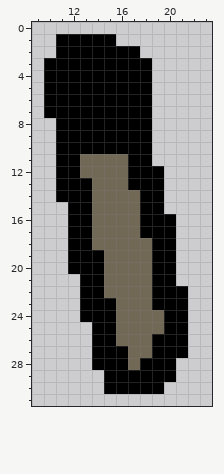
Pixel-art sprite, stored at res/Textures/Torch.png. Above is the file before it was changed.
The file is 32x32 pixels. Shown: x 9..23, y 0..31.
And afterwards:
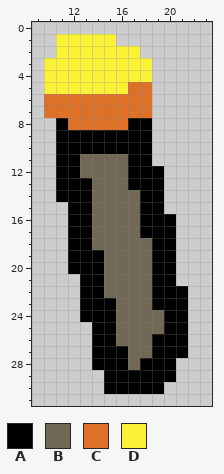
Palette (. is transparent): A #000000  B #716855  C #df7126  D #fbf236
Changes in this commit:
y 1: x 11..15 AAAAA -> DDDDD
y 2: x 11..17 AAAAAAA -> DDDDDDD
y 3..4: x 10..18 AAAAAAAAA -> DDDDDDDDD
y 5: x 10..18 AAAAAAAAA -> DDDDDDDCC
y 6..7: x 10..18 AAAAAAAAA -> CCCCCCCCC
y 8: x 12..16 AAAAA -> CCCCC
